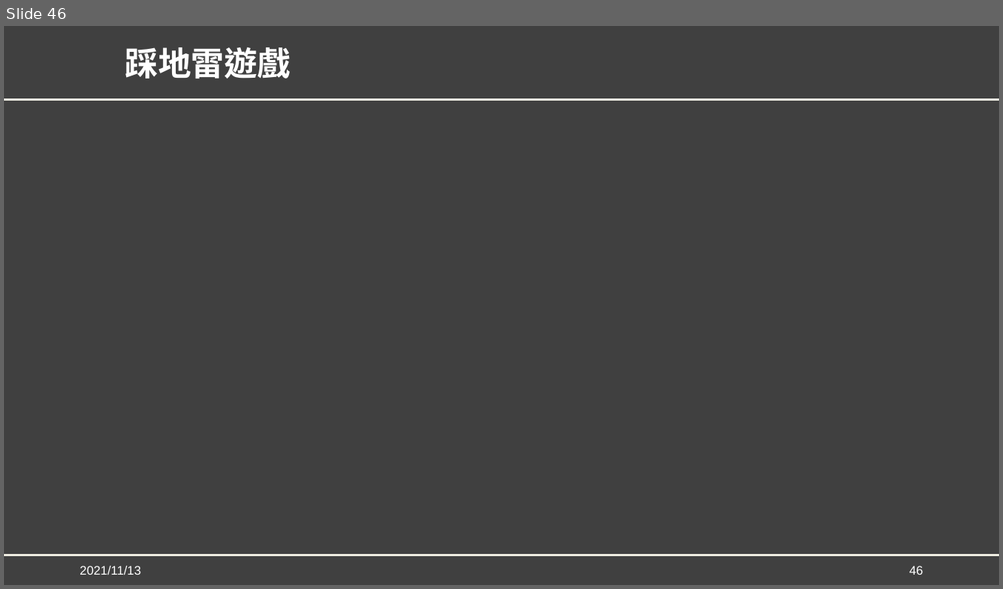
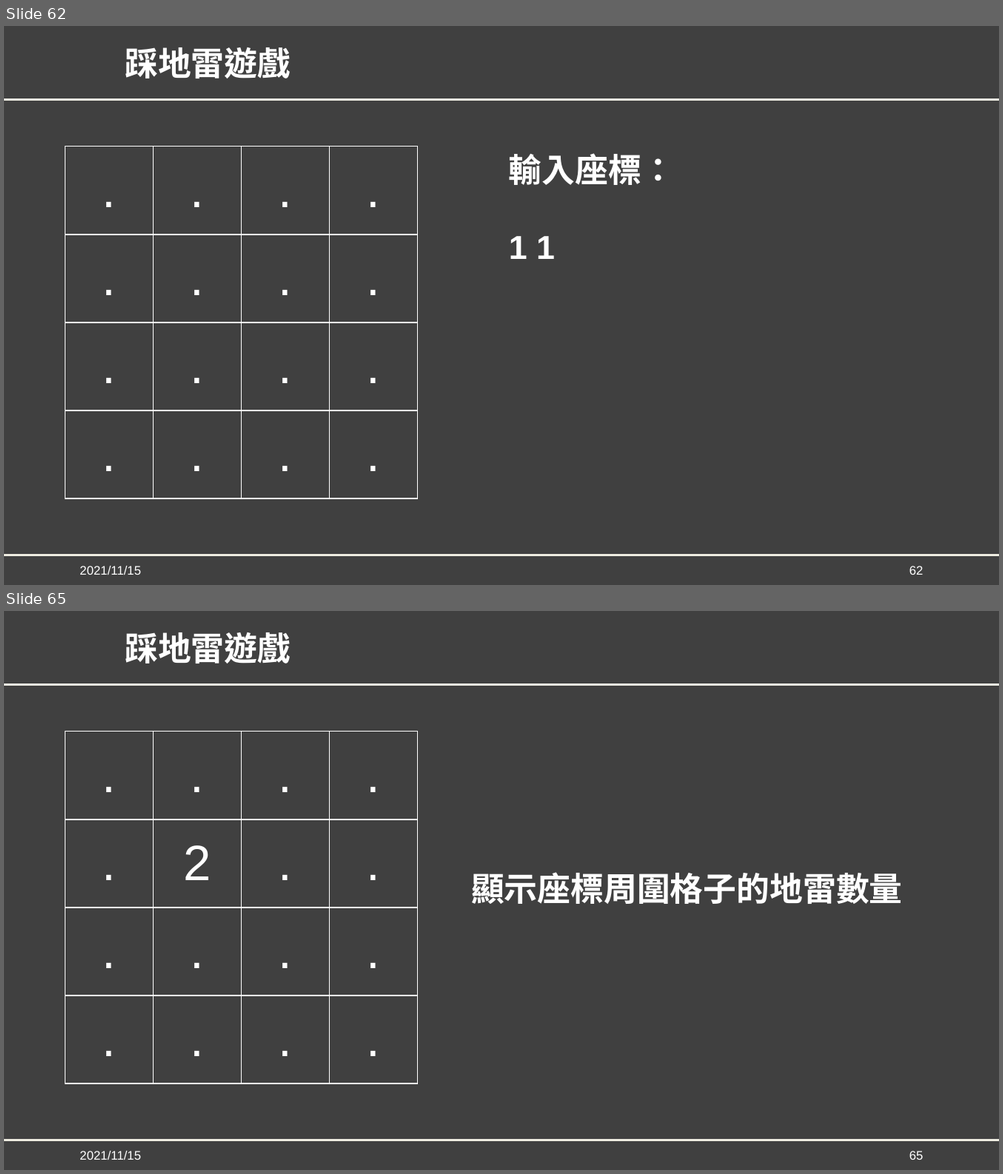
Before and after one commit to YuCheng21/nkust-genetic-algorithm, a slide deck: mid_project/GA_Mid_Report.pptx. Shown one above the other, each under a label of ours: slide 46 before the commit, slides 62 and 65 after it; the slides between them are not shown. The pictures are 1003x589 and 1003x1174 pixels, drawn with LibreOffice and Linux fonts; fonts in the diff are those of the drawing; background and template pictures are left out. Boxes give left, top, right and bottom in pixels: in the first picture for what was removed or moved away, otherwise in the second. Text is boxed around its words. In the diff, an @@ line names an element or a change of style, - is before the commit and + after.

```diff
--- a/mid_project/GA_Mid_Report.pptx
+++ b/mid_project/GA_Mid_Report.pptx
@@ slide 65 added at (4,611,999,1170), background #404040; not listed: 2 template elements that a slide beside it also shows @@
@@ title added at (125,632,290,664), 32 pt, text #FFFFFF, bold @@
+踩地雷遊戲
@@ table added at (65,732,418,1084), 4 rows, 4 columns @@
+. | . | . | .
+. | 2 | . | .
+. | . | . | .
+. | . | . | .
@@ text added at (471,872,902,904), 32 pt, text #FFFFFF, bold @@
+顯示座標周圍格子的地雷數量
@@ text added at (79,1151,141,1160), 12 pt, text #FFFFFF @@
+2021/11/15
@@ page number added at (909,1151,923,1160), 12 pt, text #FFFFFF @@
+65
@@ what was slide 46 is now slide 62 @@
@@ slide 62 changed as well @@
@@ table added at (65,147,418,499), 4 rows, 4 columns @@
+. | . | . | .
+. | . | . | .
+. | . | . | .
+. | . | . | .
@@ text added at (509,153,674,185), 32 pt, text #FFFFFF, bold @@
+輸入座標：
@@ text added at (509,236,555,259), 32 pt, text #FFFFFF, bold @@
+1 1
@@ text at (79,566,141,575): text changed @@
-2021/11/13
+2021/11/15
@@ page number at (909,566,923,575): text changed @@
-46
+62
```
Also in this commit, not shown: 54 other slides changed, 19 other slides added, 1 other file.
